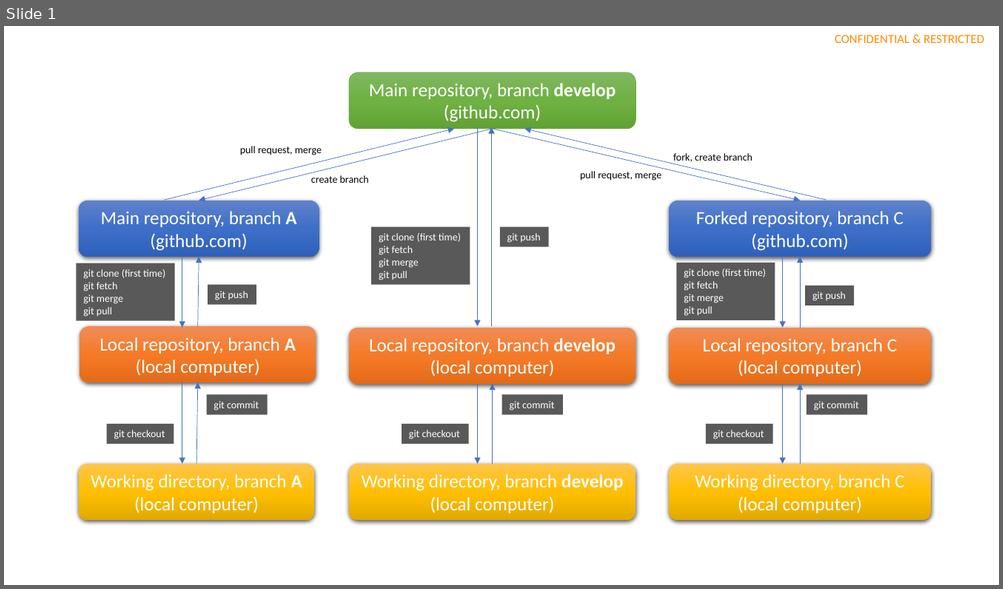
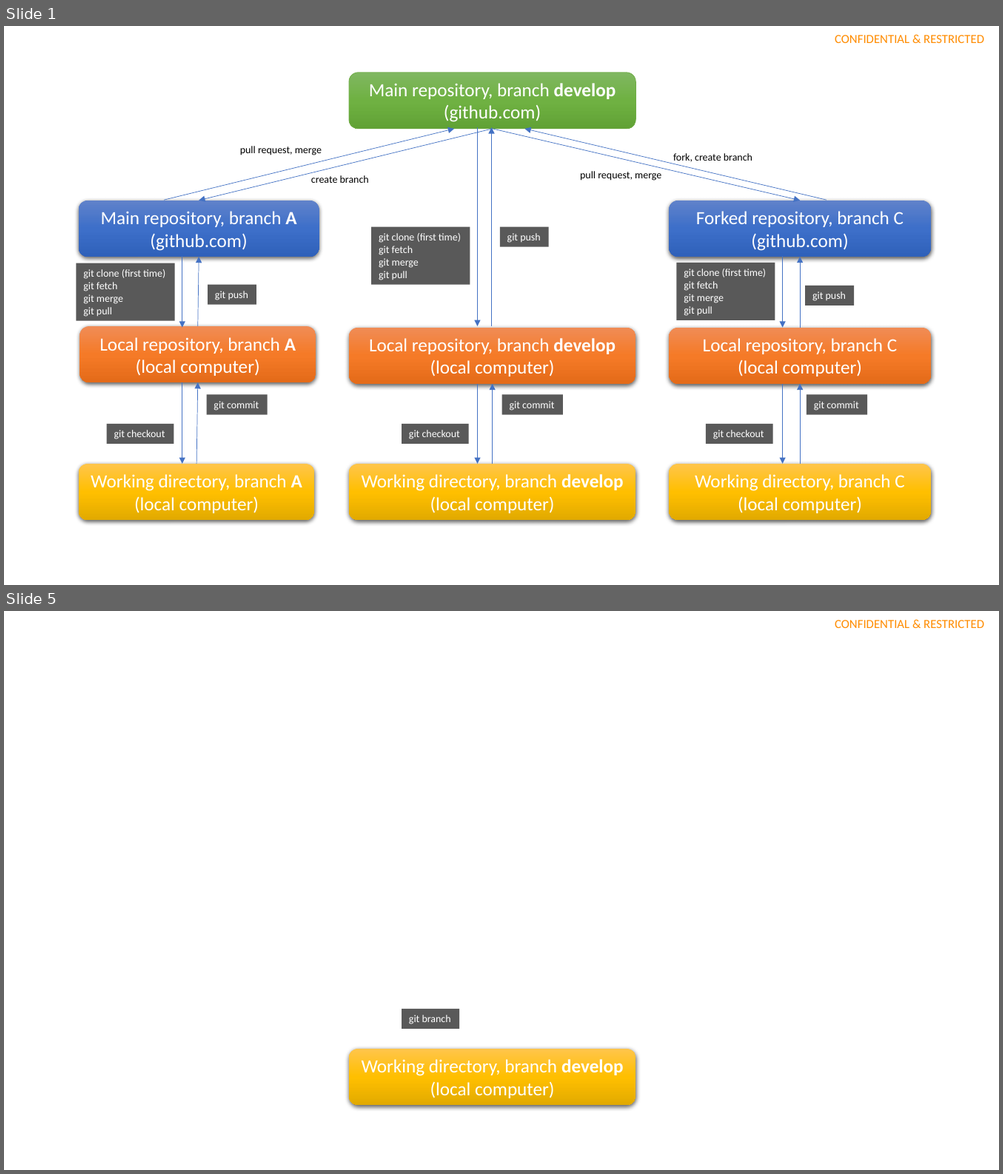
Before and after one commit to inf301trainer/Training, a slide deck: assets/courses/INF301-EngineeringToolsInSoftwareDevelopment/Module2-Git/assets/slides/Slide.pptx. Shown one above the other, each under a label of ours: slide 1 before the commit, slides 1 and 5 after it; the slides between them are not shown. The pictures are 1003x589 and 1003x1174 pixels, drawn with LibreOffice and Linux fonts; fonts in the diff are those of the drawing. Boxes give left, top, right and bottom in pixels: in the first picture for what was removed or moved away, otherwise in the second. Text is boxed around its words. In the diff, an @@ line names an element or a change of style, - is before the commit and + after.

```diff
--- a/assets/courses/INF301-EngineeringToolsInSoftwareDevelopment/Module2-Git/assets/slides/Slide.pptx
+++ b/assets/courses/INF301-EngineeringToolsInSoftwareDevelopment/Module2-Git/assets/slides/Slide.pptx
@@ slide 5 added at (4,611,999,1170), background #FFFFFF; not listed: 1 template element that a slide beside it also shows @@
@@ rectangle added at (401,1009,460,1030), fill #595959, 10 pt, text #FFFFFF @@
+git branch
@@ rounded rectangle added at (349,1049,635,1105), fill gradient #FFC64B to #FFC000 to #E3AB00, 18 pt, text #FFFFFF @@
+Working directory, branch develop
+(local computer)
```
Also in this commit, not shown: 6 other slides added, 1 other file.
